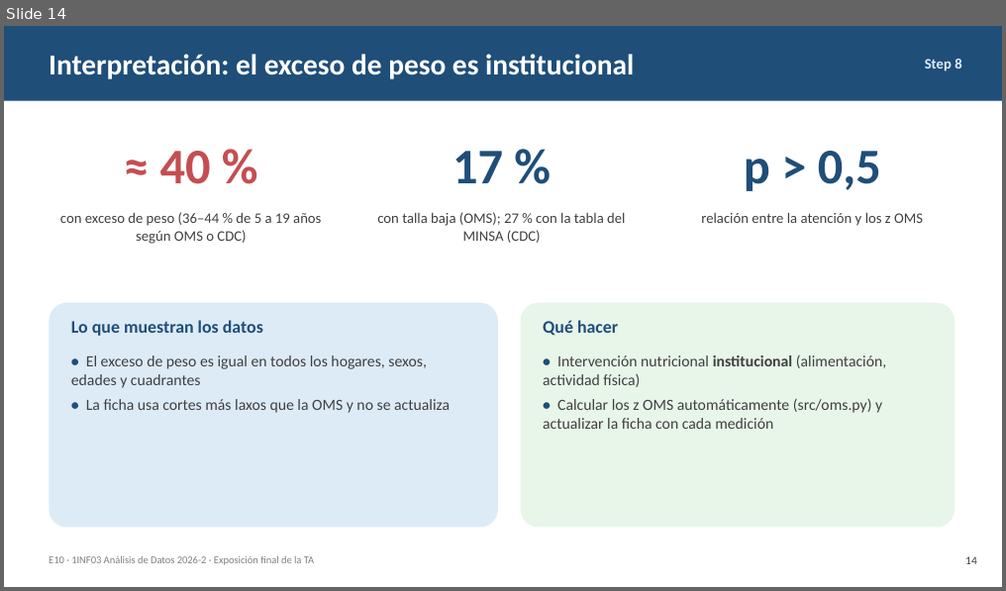
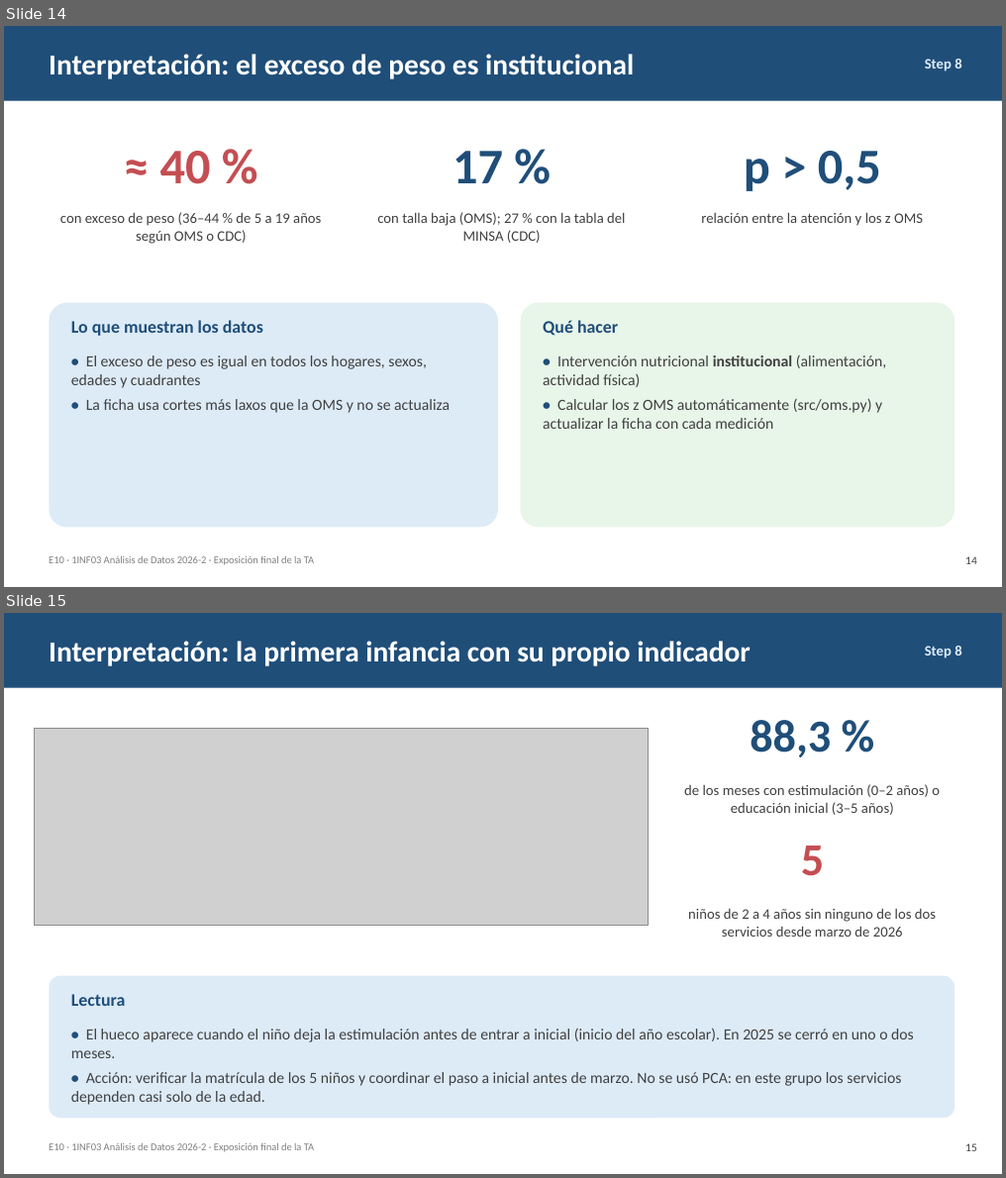
Before and after one commit to AlejandroHancco/TA_Analisis_Datos, a slide deck: entregables/Presentacion_Final_TA_E10.pptx. Shown one above the other, each under a label of ours: slide 14 before the commit, slides 14 and 15 after it. The pictures are 1006x591 and 1006x1178 pixels, drawn with LibreOffice and Linux fonts; fonts in the diff are those of the drawing; grey boxes stand for pictures. Boxes give left, top, right and bottom in pixels: in the first picture for what was removed or moved away, otherwise in the second. Text is boxed around its words. In the diff, an @@ line names an element or a change of style, - is before the commit and + after.

Commit message:
Primera infancia: cobertura de estimulación temprana o educación inicial en los menores de 6
Los menores de 6 quedaban fuera del PCA sin evaluar. Ahora se evalúan con una regla propia de su edad
(src/atencion.py, cobertura_primera_infancia): el 88 % de los meses está cubierto, los huecos se juntan
en el paso a inicial (marzo) y 5 niños de 2 a 4 años llevan desde marzo de 2026 sin ninguno de los dos
servicios. Step 8 §5, lista en Step 9, informe, presentación (18 láminas) y README actualizados.

```diff
--- a/entregables/Presentacion_Final_TA_E10.pptx
+++ b/entregables/Presentacion_Final_TA_E10.pptx
@@ slide 15 added at [4,613,1002,1174], background #FFFFFF @@
@@ rectangle added at [4,613,1002,688], fill #1F4E79 @@
@@ text added at [49,641,750,666], 28 pt, text #FFFFFF, bold @@
+Interpretación: la primera infancia con su propio indicador
@@ text added at [925,646,961,659], 14 pt, text #DDEBF7, bold @@
+Step 8
@@ picture added at [34,728,648,925] @@
@@ text added at [749,720,831,758], 44 pt, text #1F4E79, bold @@
+88,3 %
@@ text added at [684,784,940,815], 14 pt, text #404040 @@
+de los meses con estimulación (0–2 años) o educación inicial (3–5 años)
@@ text added at [801,846,824,876], 44 pt, text #C44E52, bold @@
+5
@@ text added at [688,909,936,937], 14 pt, text #404040 @@
+niños de 2 a 4 años sin ninguno de los dos servicios desde marzo de 2026
@@ rounded rectangle added at [49,976,954,1118], fill #DDEBF7 @@
@@ text added at [71,994,126,1006], 17 pt, text #1F4E79, bold @@
+Lectura
@@ text added at [71,1028,914,1105], 15 pt, text #404040 @@
+• El hueco aparece cuando el niño deja la estimulación antes de entrar a inicial (inicio del año escolar). En 2025 se cerró en uno o dos meses.
+• Acción: verificar la matrícula de los 5 niños y coordinar el paso a inicial antes de marzo. No se usó PCA: en este grupo los servicios dependen casi solo de la edad.
@@ text added at [49,1144,314,1153], 10 pt, text #808080 @@
+E10 · 1INF03 Análisis de Datos 2026-2 · Exposición final de la TA
@@ text added at [965,1144,977,1152], 11 pt, text #404040 @@
+15
```
Also in this commit, not shown: 4 slides changed, 10 other files.
